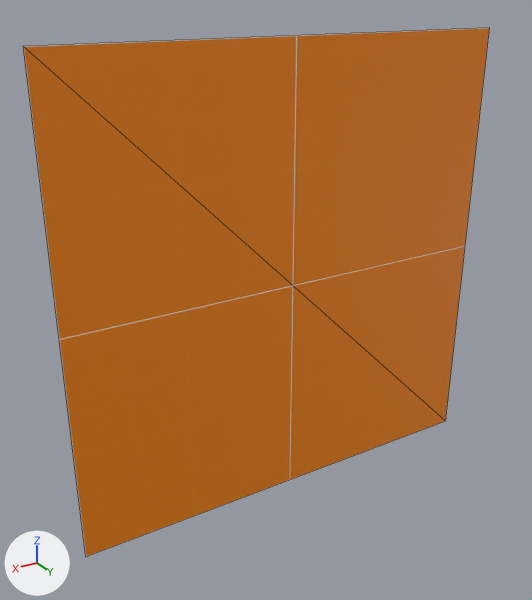
An edit to the glTF model models/wall.glb, drawn before and after from the same camera.
Both versions are drawn from a 50 mm lens placed at (1.59, 2.43, 2.18), pointed at (0.13, -0.01, 0.96). Arrows for +X, +Y and +Z are at lower left; the lights stay in place. Mesh edges are drawn as thin lines. Where no turn or scale is listed for an object, it has been applied to the vertices.

The scene before the commit, as lines of its bpy script (objects in view):
```python
me_plane = bpy.data.meshes.new('Plane')
me_plane.from_pydata(...)  # 4 vertices, 2 faces; spans x -1.0..1.0, y 0.0, z -1.0..1.0
me_plane.materials.append(mat_proto_wall)  # picture img_texture_02
ob_plane = bpy.data.objects.new('Plane', me_plane)
ob_plane.location = (0.0, 0.0, 1.0)
```
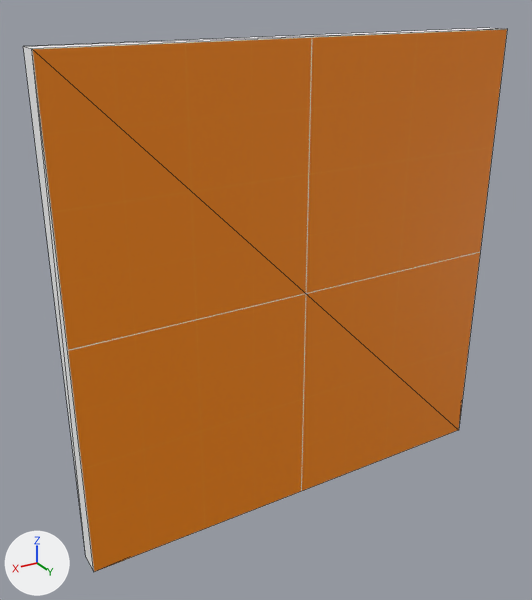
Where the change shows, as pixel boxes [x1, y1, x2, y2] in the pictures (532 x 600 px):
'Plane', reshaped
    before: [23, 28, 490, 557]
    after: [23, 28, 507, 572]
part 1 of me_plane, added (brown)
    after: [23, 28, 507, 572]

The change, as a diff of the scene's bpy script:
```diff
--- a/models/wall.glb.py
+++ b/models/wall.glb.py
@@ me_plane @@
 # used by ob_plane; location = (0.0, 0.0, 1.0)
-me_plane.from_pydata(...)  # 4 vertices, 2 faces; spans x -1.0..1.0, y 0.0, z -1.0..1.0
+me_plane.from_pydata(...)  # 8 vertices, 12 faces; spans x -1.0..1.0, y 0.0..0.1, z -1.0..1.0
+# me_plane part 1
+# 4 vertices are added at (-1.0, 0.1, 1.0), (-1.0, 0.1, -1.0), (1.0, 0.1, -1.0), (1.0, 0.1, 1.0)
+# 10 new faces join them
 me_plane.materials.append(mat_proto_wall)
```
